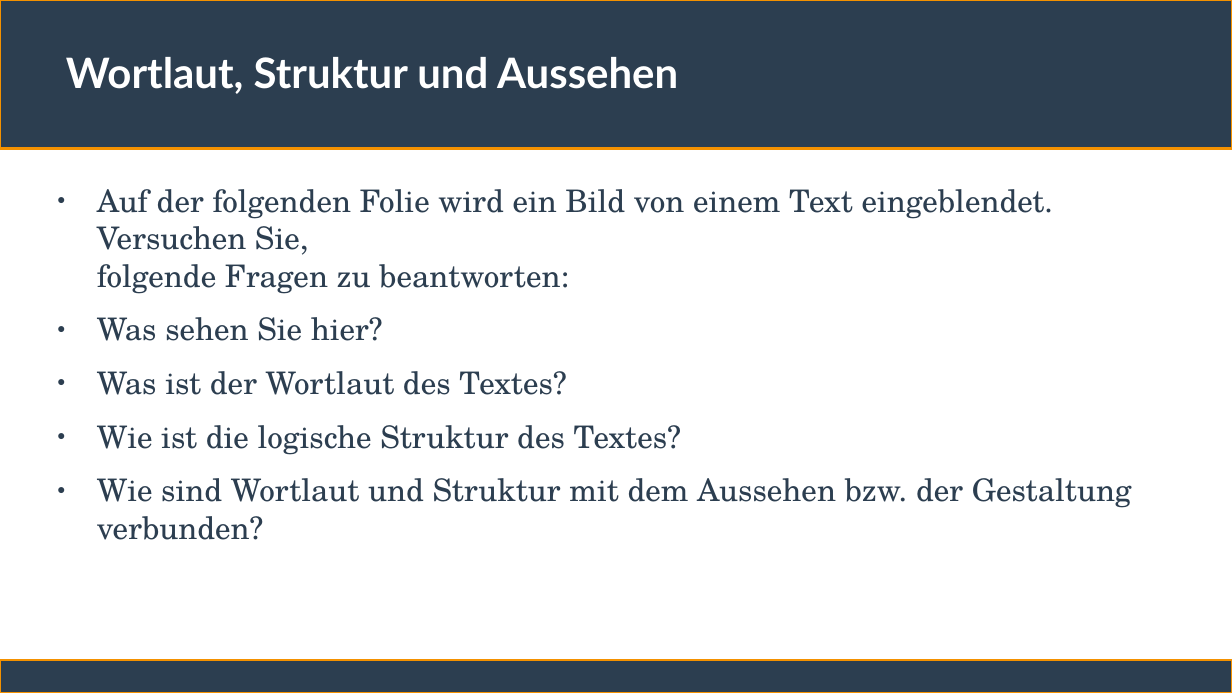
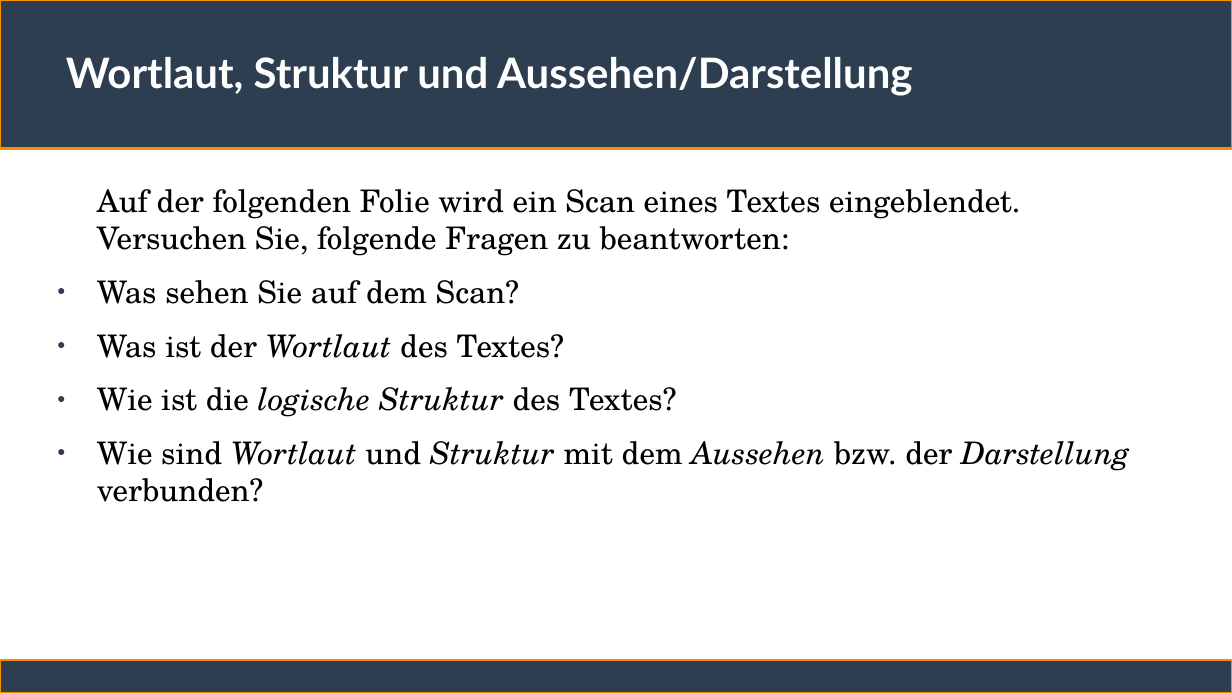
Before and after one commit to ChristianSonderUniSG/xml-kurs, a slide deck: slide 10 of sitzung_1/sitzung_1.odp. Drawn at 1232x693 pixels with LibreOffice and Linux fonts; fonts in the diff are those of the drawing. Boxes give left, top, right and bottom in pixels: in the first picture for what was removed or moved away, otherwise in the second. Text is boxed around its words. In the diff, an @@ line names an element or a change of style, - is before the commit and + after.

```diff
--- a/sitzung_1/sitzung_1.odp
+++ b/sitzung_1/sitzung_1.odp
@@ title at bbox=[66, 57, 912, 96]: text changed @@
-Wortlaut, Struktur und Aussehen
+Wortlaut, Struktur und Aussehen/Darstellung
@@ text at bbox=[97, 189, 1020, 304]: text changed; text colour #2C3E50 to #000000 @@
-● Auf der folgenden Folie wird ein Bild von einem Text eingeblendet. Versuchen Sie,
-  folgende Fragen zu beantworten:
-● Was sehen Sie hier?
+Auf der folgenden Folie wird ein Scan eines Textes eingeblendet.
+Versuchen Sie, folgende Fragen zu beantworten:
+● Was sehen Sie auf dem Scan?
@@ text at bbox=[97, 334, 677, 417]: text colour #2C3E50 to #000000 in "Was ist der Wortlaut des Textes?", "Wie ist die logische Struktur des Textes?"; italic on in "Wortlaut", "logische Struktur" @@
@@ text at bbox=[97, 441, 1130, 502]: text changed; text colour #2C3E50 to #000000; italic on @@
-● Wie sind Wortlaut und Struktur mit dem Aussehen bzw. der Gestaltung verbunden?
+● Wie sind Wortlaut und Struktur mit dem Aussehen bzw. der Darstellung verbunden?
```
Also in this commit, not shown: 16 other slides changed, 1 other file.
